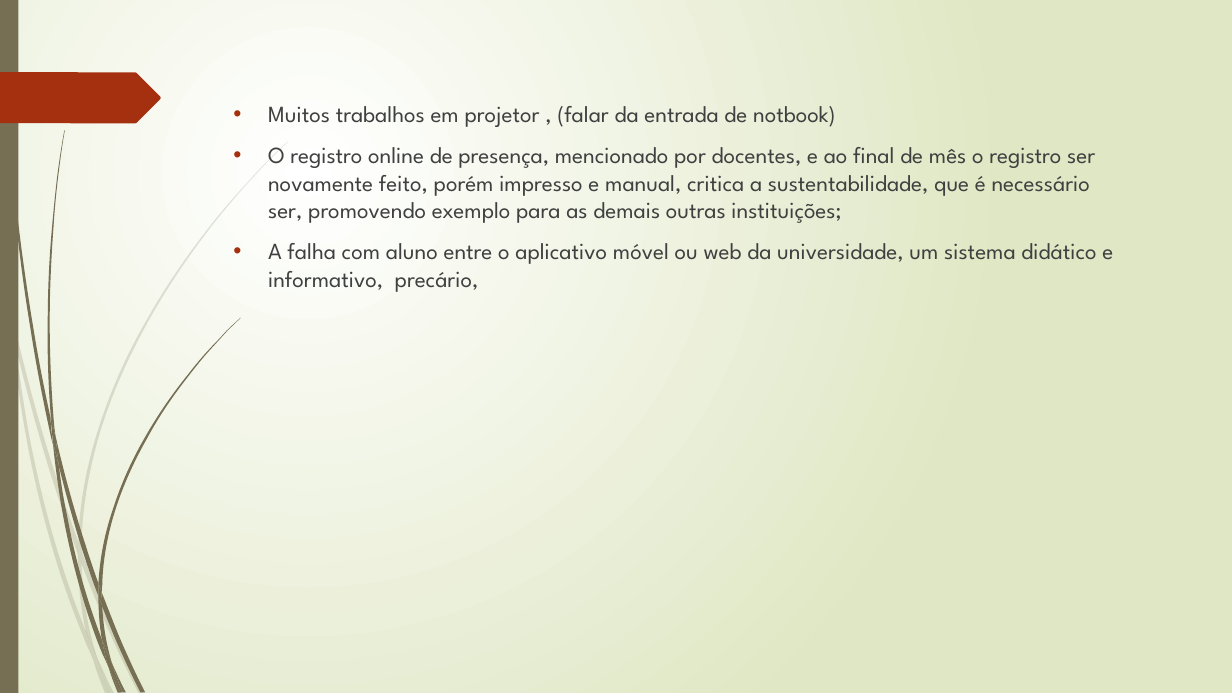
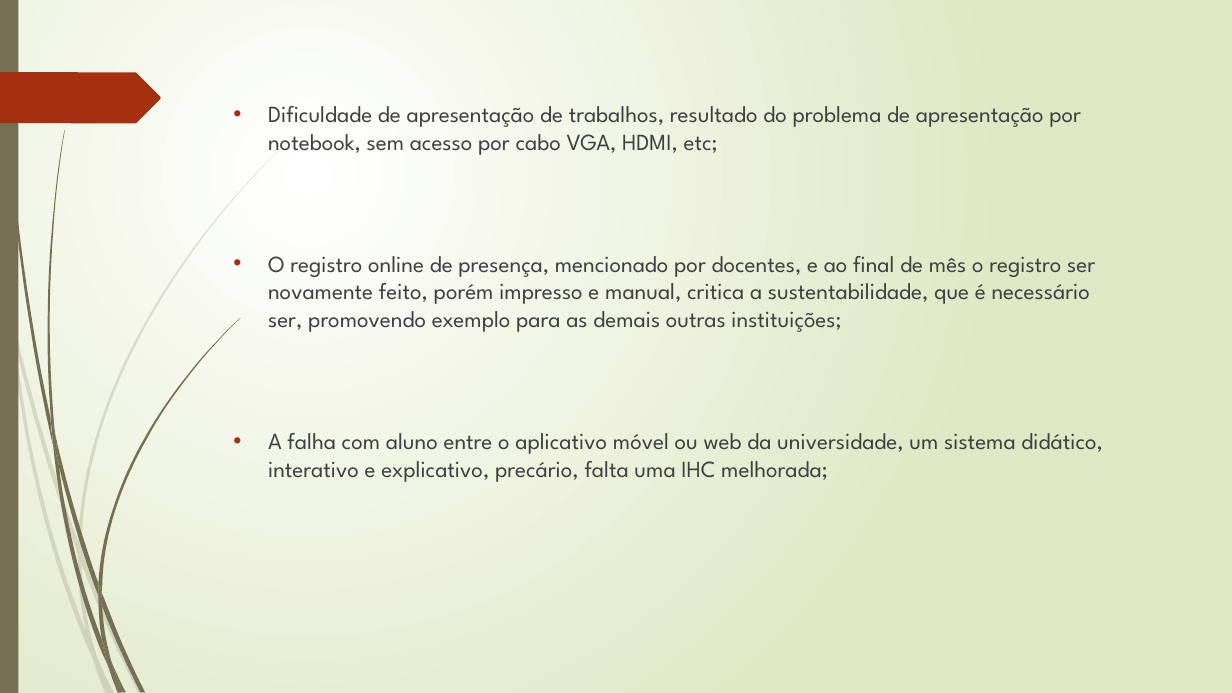
Before and after one commit to AnaLauraA/trab, a slide deck: slide 4 of relatorio.pptx. Drawn at 1232x693 pixels with LibreOffice and Linux fonts; fonts in the diff are those of the drawing. Boxes give left, top, right and bottom in pixels: in the first picture for what was removed or moved away, otherwise in the second. Text is boxed around its words. In the diff, an @@ line names an element or a change of style, - is before the commit and + after.

Commit message:
fim powerpoint

```diff
--- a/relatorio.pptx
+++ b/relatorio.pptx
@@ text at (268,106,1081,155): text changed @@
-• Muitos trabalhos em projetor , (falar da entrada de notbook)
+• Dificuldade de apresentação de trabalhos, resultado do problema de apresentação por notebook, sem acesso por cabo VGA, HDMI, etc;
@@ text at (268,433,1103,482): text changed @@
-• A falha com aluno entre o aplicativo móvel ou web da universidade, um sistema didático e informativo, precário,
+• A falha com aluno entre o aplicativo móvel ou web da universidade, um sistema didático, interativo e explicativo, precário, falta uma IHC melhorada;
```
Also in this commit, not shown: 6 other slides changed, 3 slides added, 1 slide removed, 1 other file.
